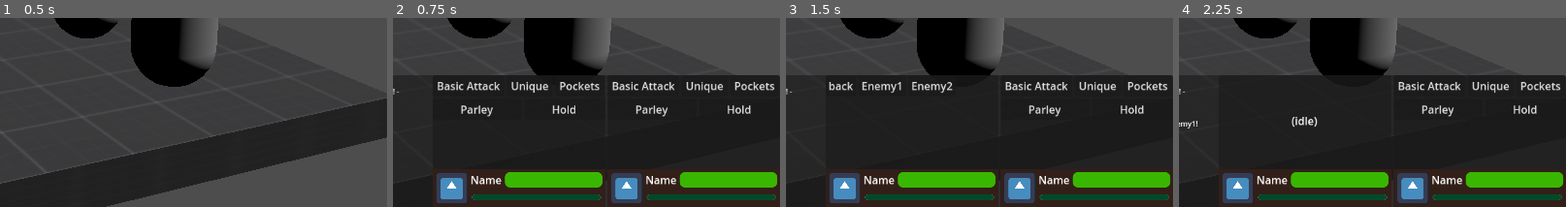
Above: before the commit, frames 1-4 (left to right).
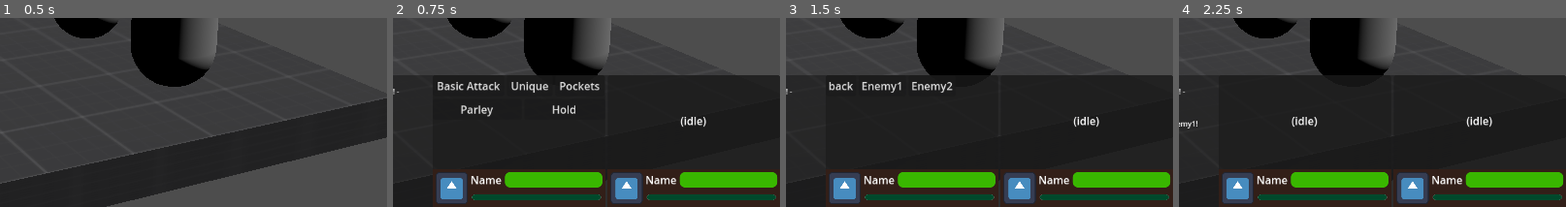
Above: after the commit, the same moments.

Repository: hwcgames/legume-mirror
Game: Godot game, scene res://battle/stage/debug_battle.tscn
Two runs of this game, one before a commit and one after it. Both use one fixed random seed, a clock stepped at 60 frames per second and the inputs below. The engine's default icon, where the game draws it, is replaced by a stand-in: a white triangle on a blue panel in a dark square.
Inputs:
- Up to frame 1 (0.5 s): no input
- Up to frame 2 (0.75 s): click "Begin" at 0.5 s
- Up to frame 3 (1.5 s): click "Basic Attack" at 1.25 s
- Up to frame 4 (2.25 s): click "Enemy1" at 2 s
The pictures show only the part of the screen within x 50-100%, y 50-100%; the shares and areas given below are measured in that part.

Frame 1 is identical in both runs. In frame 2, 1.5% of the frame differs, in the area x 56-99%, y 33-58%; in frame 3, 1.5%; in frame 4, 1.5%.

Commit message:
rename battlefield.locks to battlefield.lock

Diff:
--- a/actor/enemy.gd
+++ b/actor/enemy.gd
@@ -17,7 +17,7 @@
 func _telegraph():
 	if !self.alive:
 		return
-	var lock = await battlefield.locks.shared_lock()
+	var lock = await battlefield.lock.shared_lock()
 	await pick_pattern()
 	await show_telegraph()
 	lock.call()
@@ -33,7 +33,7 @@
 		child.queue_free()
 	if !self.alive:
 		return
-	var lock = await battlefield.locks.shared_lock()
+	var lock = await battlefield.lock.shared_lock()
 	if planned_pattern != null:
 		var board = planned_pattern.create(battlefield)
 		await get_tree().process_frame
--- a/battle/action/basic_attack.gd
+++ b/battle/action/basic_attack.gd
@@ -15,7 +15,7 @@
 	func go(party_member: PartyMember):
 		var battlefield = party_member.battlefield
 		var p_lock = await InputLocks.lock(party_member.player).shared_lock()
-		var b_lock = await battlefield.locks.shared_lock()
+		var b_lock = await battlefield.lock.shared_lock()
 		var e_lock = await target.locks.exclusive_lock()
 		#await get_tree().create_timer(1.).timeout
 		if !target.alive:
--- a/battle/action/extra_turn.gd
+++ b/battle/action/extra_turn.gd
@@ -21,7 +21,7 @@
 	func go(party_member: PartyMember):
 		var battlefield = party_member.battlefield
 		var t_lock = await ally.lock.exclusive_lock()
-		var b_lock = await battlefield.locks.shared_lock()
+		var b_lock = await battlefield.lock.shared_lock()
 		if not ally.alive:
 			for p in battlefield.players:
 				if p.alive:
--- a/battle/action/hold.gd
+++ b/battle/action/hold.gd
@@ -5,5 +5,5 @@
 	func go(party_member: PartyMember):
 		party_member.turns += 1
 
-func plan(battle_planner: BattlePlanner) -> BattleActionPlan:
+func plan(_battle_planner: BattlePlanner) -> BattleActionPlan:
 	return HoldActionPlan.new()
--- a/battle/battlefield.gd
+++ b/battle/battlefield.gd
@@ -9,7 +9,7 @@
 @export var enemies: Array[Enemy]
 @onready var log_box: RichTextLabel = %BattleText
 @onready var player_zone: Control = %PlayerZone
-var locks: Locks = Locks.new()
+var lock: Locks = Locks.new()
 var inventory_lock: Locks = Locks.new()
 var parley_lock: Locks = Locks.new()
 
@@ -43,12 +43,12 @@
 	log_box.text = ""
 	%BattleHUD.show()
 	println("[center]- Battle!!! -[/center]")
-	await locks.wait_for_clear()
+	await lock.wait_for_clear()
 	while true:
 		println("[center]- Top of the round! -[/center]")
 		phase = PHASE.TOP
 		top.emit()
-		await locks.wait_for_clear()
+		await lock.wait_for_clear()
 		if enemies.all(func(e): return !e.alive):
 			println("[center]- Enemy defeat! -[/center]")
 			break
@@ -58,13 +58,13 @@
 		println("Telegraph phase!")
 		phase = PHASE.TELEGRAPH
 		telegraph.emit()
-		await locks.wait_for_clear()
+		await lock.wait_for_clear()
 		println("Player action!")
 		phase = PHASE.PLAYER_ACTION
 		player_action.emit()
 		while players.any(func(p: PartyMember): return p.turns > 0):
 			await get_tree().process_frame
-			await locks.wait_for_clear()
+			await lock.wait_for_clear()
 		println("Enemy action!")
 		battle_board = battle_board_scene.instantiate()
 		add_child(battle_board)
@@ -72,7 +72,7 @@
 		phase = PHASE.ENEMY_ACTION
 		enemy_action.emit()
 		await get_tree().process_frame
-		await locks.wait_for_clear()
+		await lock.wait_for_clear()
 		await battle_board.done()
 		battle_board.queue_free()
 		battle_board = null
--- a/battle/stage/debug_battle.tscn
+++ b/battle/stage/debug_battle.tscn
@@ -147,7 +147,6 @@
 
 [node name="PartyMember2" parent="." instance=ExtResource("4_ndkpn")]
 transform = Transform3D(1, 0, 0, 0, 1, 0, 0, 0, 1, -2, 0.2, 1)
-player = 1
 basic_attack = SubResource("Resource_udm31")
 max_sp = 250
 magic = 5
